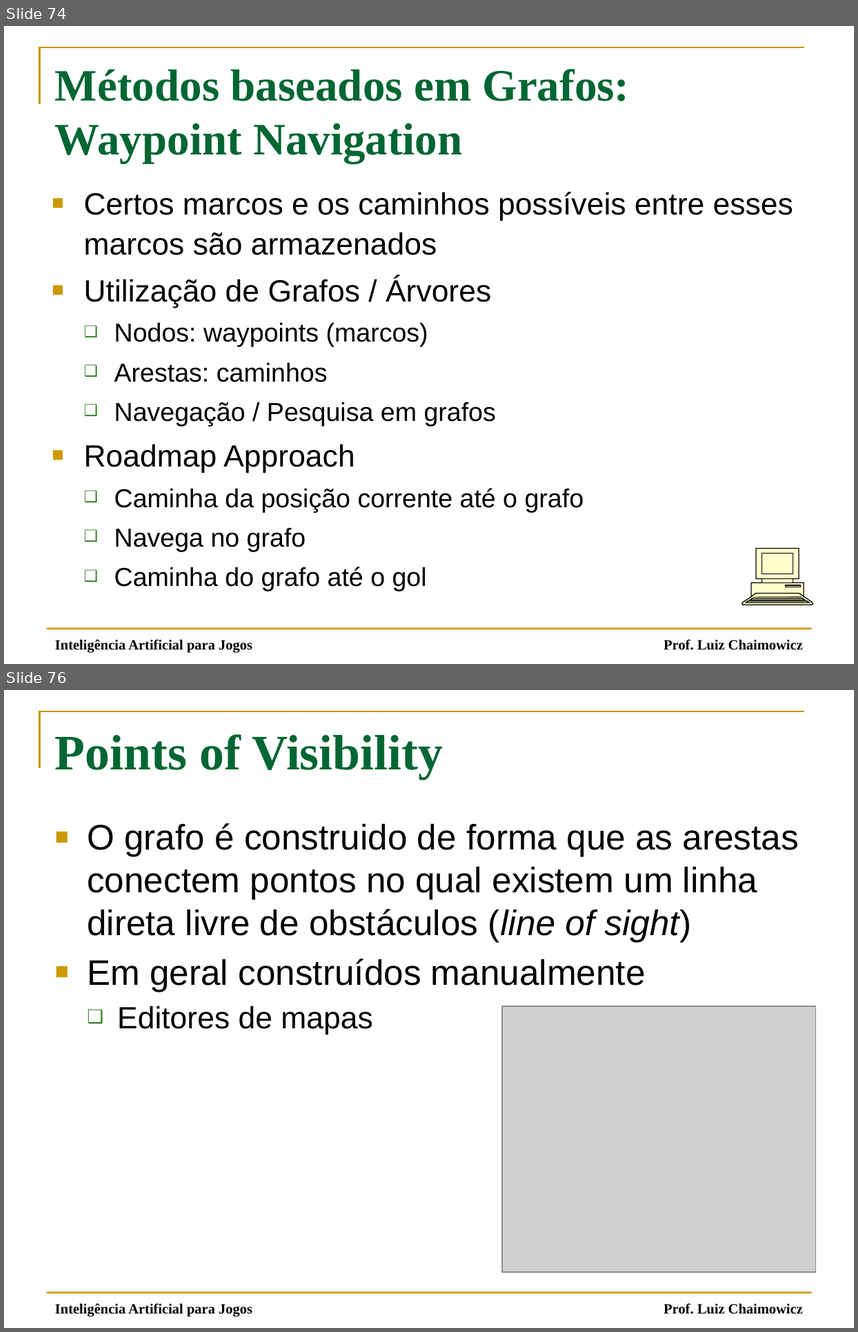
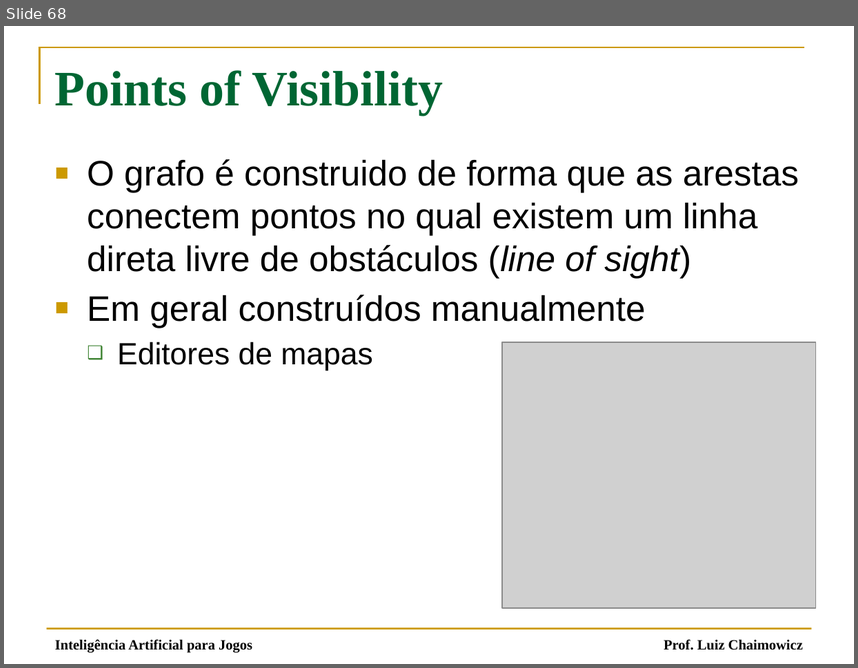
Before and after one commit to fegemo/cefet-games, a slide deck: attachments/IA 03 - Movimentação Simples.pptx. Shown one above the other, each under a label of ours: slides 74 and 76 before the commit, slide 68 after it; the slides between them are not shown. The pictures are 858x1332 and 858x668 pixels, drawn with LibreOffice and Linux fonts; fonts in the diff are those of the drawing; grey boxes stand for pictures. Boxes give left, top, right and bottom in pixels: in the first picture for what was removed or moved away, otherwise in the second. Text is boxed around its words. In the diff, an @@ line names an element or a change of style, - is before the commit and + after.

```diff
--- a/attachments/IA 03 - Movimentação Simples.pptx
+++ b/attachments/IA 03 - Movimentação Simples.pptx
@@ slide 74 removed at bbox=[4, 26, 854, 664], background #FFFFFF; not listed: 3 template elements that a slide beside it also shows @@
@@ title removed at bbox=[55, 69, 630, 163] @@
-Métodos baseados em Grafos: Waypoint Navigation
@@ text removed at bbox=[84, 192, 793, 590] @@
-■ Certos marcos e os caminhos possíveis entre esses marcos são armazenados
-■ Utilização de Grafos / Árvores
-  ❑ Nodos: waypoints (marcos)
-  ❑ Arestas: caminhos
-  ❑ Navegação / Pesquisa em grafos
-■ Roadmap Approach
-  ❑ Caminha da posição corrente até o grafo
-  ❑ Navega no grafo
-  ❑ Caminha do grafo até o gol
@@ freeform shape removed at bbox=[742, 548, 813, 604] @@
@@ text removed at bbox=[55, 639, 252, 653] @@
-Inteligência Artificial para Jogos
@@ what was slide 76 is now slide 68 @@
```
Also in this commit, not shown: 8 slides changed, 4 slides added, 36 other slides removed, 1 other file.
